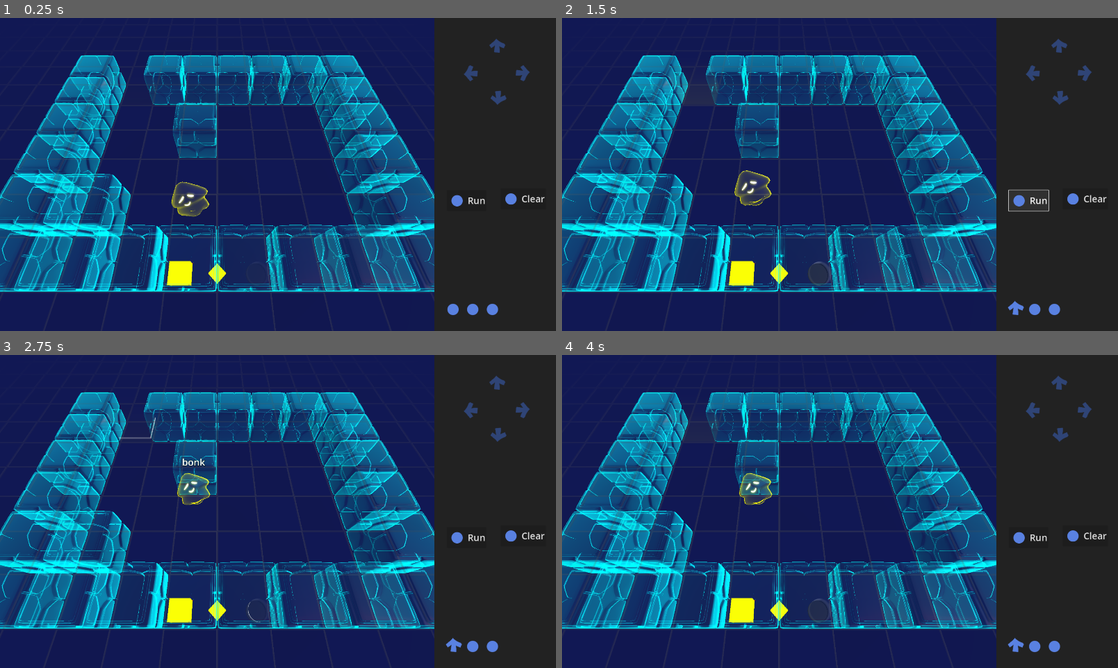
Above: before the commit, frames 1-4 (two rows, left to right).
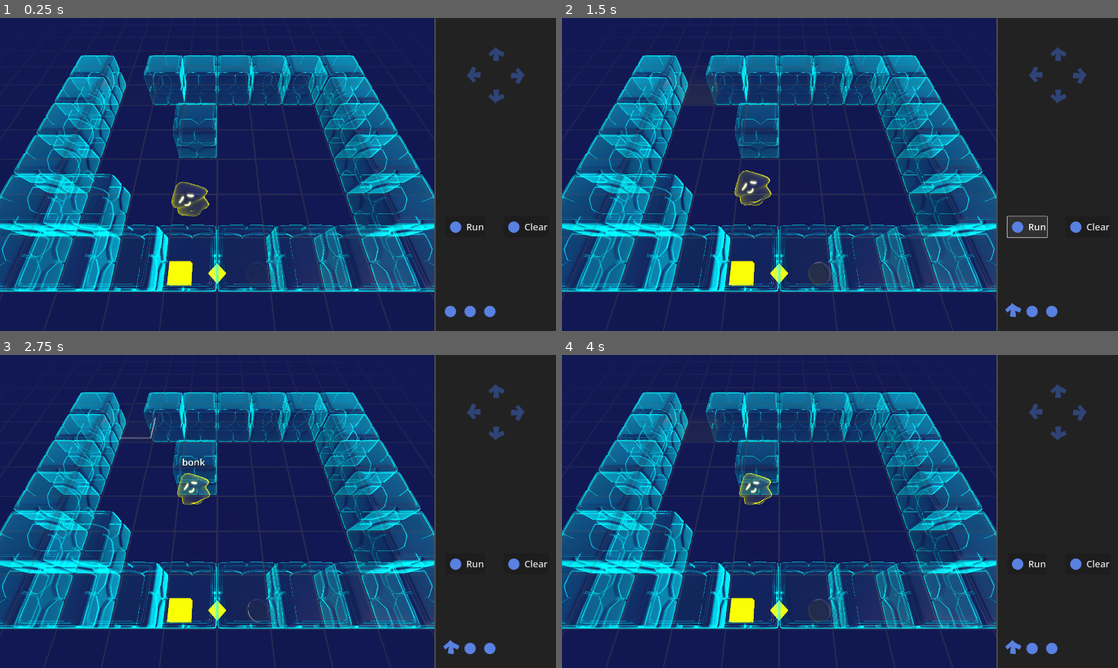
Above: after the commit, the same moments.

Repository: dxzander/GodotHSRFoxPuzzle
Game: Godot game, scene res://puzzle_test.tscn
Same seed, same stepped clock (60 frames per second), same inputs: the game is played once before the commit and once after it.
Inputs (mouse positions are in pixels of both pictures, inside the frame that each line leads up to; where the layout moved, square brackets give the same spot in the first picture):
- Up to frame 1 (0.25 s): no input
- Up to frame 2 (1.5 s): click (1056, 55) [1056, 46] at 0.5 s; click "Run" at 1.25 s
- Up to frame 3 (2.75 s): click (494, 433) [500, 433] at 2 s
- Up to frame 4 (4 s): click "Clear" at 2.75 s; click (1034, 411) at 3.5 s

The runs differ from the first frame. In frame 1, 1.1% of the frame differs, in the area x 78-99%, y 0-100%; in frame 2, 1.3%; in frame 3, 1.1%; in frame 4, 1.1%.

Commit message:
Ajustes de interfaz

Diff:
--- a/puzzle_test.tscn
+++ b/puzzle_test.tscn
@@ -1,6 +1,7 @@
-[gd_scene load_steps=31 format=3 uid="uid://ymumerqhokl1"]
+[gd_scene load_steps=32 format=3 uid="uid://ymumerqhokl1"]
 
 [ext_resource type="Script" path="res://puzzle_test.gd" id="1_vecjt"]
+[ext_resource type="Script" path="res://window.gd" id="2_wdo03"]
 [ext_resource type="Texture2D" uid="uid://bslq1lmnpj1ge" path="res://arrows.png" id="3_mk7ae"]
 [ext_resource type="Texture2D" uid="uid://bdgujwi7ndxkj" path="res://arrows pressed.png" id="4_ph68j"]
 [ext_resource type="Script" path="res://Stack.gd" id="5_yiq4t"]
@@ -152,119 +153,178 @@
 [node name="Puzzle test" type="Node3D"]
 script = ExtResource("1_vecjt")
 
+[node name="Interfaz" type="Control" parent="."]
+layout_mode = 3
+anchors_preset = 0
+offset_right = 1920.0
+offset_bottom = 1080.0
+size_flags_horizontal = 3
+size_flags_vertical = 3
+
+[node name="GridContainer" type="GridContainer" parent="Interfaz"]
+layout_mode = 1
+anchors_preset = 15
+anchor_right = 1.0
+anchor_bottom = 1.0
+grow_horizontal = 2
+grow_vertical = 2
+columns = 2
+
+[node name="Ventana al 3D" type="SubViewportContainer" parent="Interfaz/GridContainer"]
+custom_minimum_size = Vector2(1500, 0)
+layout_mode = 2
+size_flags_horizontal = 3
+size_flags_vertical = 3
+size_flags_stretch_ratio = 2.0
+stretch = true
+script = ExtResource("2_wdo03")
+
+[node name="SubViewport" type="SubViewport" parent="Interfaz/GridContainer/Ventana al 3D"]
+handle_input_locally = false
+size = Vector2i(1500, 1080)
+
+[node name="Camera3D" type="Camera3D" parent="Interfaz/GridContainer/Ventana al 3D/SubViewport"]
+transform = Transform3D(1, 0, 0, 0, 0.5, 0.866025, 0, -0.866025, 0.5, 0, 11, 5)
+
+[node name="Controles" type="ColorRect" parent="Interfaz/GridContainer"]
+layout_mode = 2
+size_flags_horizontal = 3
+size_flags_vertical = 3
+color = Color(0.133333, 0.133333, 0.133333, 1)
+
+[node name="Stack" type="GridContainer" parent="Interfaz/GridContainer/Controles"]
+layout_direction = 2
+layout_mode = 1
+anchors_preset = -1
+anchor_top = 1.0
+anchor_right = 1.0
+anchor_bottom = 1.0
+offset_left = 20.0
+offset_top = -100.0
+offset_right = -20.0
+offset_bottom = -20.0
+grow_horizontal = 2
+grow_vertical = 0
+columns = 3
+script = ExtResource("5_yiq4t")
+
+[node name="First" type="TextureRect" parent="Interfaz/GridContainer/Controles/Stack"]
+layout_mode = 2
+texture = ExtResource("6_k54ap")
+
+[node name="Second" type="TextureRect" parent="Interfaz/GridContainer/Controles/Stack"]
+layout_mode = 2
+texture = ExtResource("6_k54ap")
+
+[node name="Third" type="TextureRect" parent="Interfaz/GridContainer/Controles/Stack"]
+layout_mode = 2
+texture = ExtResource("6_k54ap")
+
+[node name="Acciones" type="GridContainer" parent="Interfaz/GridContainer/Controles"]
+layout_mode = 1
+anchors_preset = -1
+anchor_top = 0.666
+anchor_right = 1.0
+anchor_bottom = 0.669
+grow_horizontal = 2
+grow_vertical = 2
+columns = 2
+
+[node name="Left" type="CenterContainer" parent="Interfaz/GridContainer/Controles/Acciones"]
+layout_mode = 2
+size_flags_horizontal = 3
+
+[node name="Run" type="Button" parent="Interfaz/GridContainer/Controles/Acciones/Left"]
+layout_mode = 2
+theme = SubResource("Theme_tbg0e")
+text = "Run"
+icon = ExtResource("6_k54ap")
+
+[node name="Right" type="CenterContainer" parent="Interfaz/GridContainer/Controles/Acciones"]
+layout_mode = 2
+size_flags_horizontal = 3
+
+[node name="Clear" type="Button" parent="Interfaz/GridContainer/Controles/Acciones/Right"]
+layout_mode = 2
+theme = SubResource("Theme_f7saw")
+text = "Clear"
+icon = ExtResource("6_k54ap")
+
+[node name="Direcciones" type="Control" parent="Interfaz/GridContainer/Controles"]
+layout_mode = 1
+anchor_left = 0.25
+anchor_top = 0.09
+anchor_right = 0.75
+anchor_bottom = 0.276
+grow_horizontal = 2
+
+[node name="Up" type="TextureButton" parent="Interfaz/GridContainer/Controles/Direcciones"]
+layout_mode = 1
+anchors_preset = 5
+anchor_left = 0.5
+anchor_right = 0.5
+offset_left = -32.0
+offset_right = 32.0
+offset_bottom = 64.0
+grow_horizontal = 2
+texture_normal = ExtResource("3_mk7ae")
+texture_pressed = ExtResource("4_ph68j")
+
+[node name="Down" type="TextureButton" parent="Interfaz/GridContainer/Controles/Direcciones"]
+layout_mode = 1
+anchors_preset = 7
+anchor_left = 0.5
+anchor_top = 1.0
+anchor_right = 0.5
+anchor_bottom = 1.0
+offset_left = -32.0
+offset_top = -64.0
+offset_right = 32.0
+grow_horizontal = 2
+grow_vertical = 0
+texture_normal = ExtResource("3_mk7ae")
+texture_pressed = ExtResource("4_ph68j")
+flip_v = true
+
+[node name="Left" type="TextureButton" parent="Interfaz/GridContainer/Controles/Direcciones"]
+layout_mode = 1
+anchors_preset = 4
+anchor_top = 0.5
+anchor_bottom = 0.5
+offset_top = -32.0
+offset_right = 64.0
+offset_bottom = 32.0
+grow_vertical = 2
+rotation = -1.5708
+pivot_offset = Vector2(32, 32)
+texture_normal = ExtResource("3_mk7ae")
+texture_pressed = ExtResource("4_ph68j")
+
+[node name="Right" type="TextureButton" parent="Interfaz/GridContainer/Controles/Direcciones"]
+layout_mode = 1
+anchors_preset = 6
+anchor_left = 1.0
+anchor_top = 0.5
+anchor_right = 1.0
+anchor_bottom = 0.5
+offset_left = -64.0
+offset_top = -32.0
+offset_bottom = 32.0
+grow_horizontal = 0
+grow_vertical = 2
+rotation = 1.5708
+pivot_offset = Vector2(32, 32)
+texture_normal = ExtResource("3_mk7ae")
+texture_pressed = ExtResource("4_ph68j")
+
 [node name="DirectionalLight3D" type="DirectionalLight3D" parent="."]
-transform = Transform3D(0.313992, -0.822227, 0.474713, 0, 0.5, 0.866025, -0.949425, -0.271925, 0.156996, 0, 0, 0)
+transform = Transform3D(0.313992, -0.822227, 0.474713, 0, 0.5, 0.866025, -0.949426, -0.271925, 0.156996, 0, 0, 0)
 shadow_enabled = true
 directional_shadow_split_1 = 0.105
 directional_shadow_split_2 = 0.152
 directional_shadow_max_distance = 2393.3
 directional_shadow_pancake_size = 0.5
 
-[node name="SubViewportContainer" type="SubViewportContainer" parent="."]
-offset_right = 1500.0
-offset_bottom = 1080.0
-
-[node name="SubViewport" type="SubViewport" parent="SubViewportContainer"]
-handle_input_locally = false
-size = Vector2i(1500, 1080)
-render_target_update_mode = 4
-
-[node name="Camera3D" type="Camera3D" parent="SubViewportContainer/SubViewport"]
-transform = Transform3D(1, 0, 0, 0, 0.5, 0.866025, 0, -0.866025, 0.5, 0, 11, 5)
-
-[node name="ColorRect" type="ColorRect" parent="."]
-offset_left = 1500.0
-offset_right = 1920.0
-offset_bottom = 1080.0
-color = Color(0.133333, 0.133333, 0.133333, 1)
-
-[node name="Interfaz" type="Control" parent="."]
-layout_mode = 3
-anchors_preset = 0
-offset_right = 1919.0
-offset_bottom = 1081.0
-
-[node name="Up" type="TextureButton" parent="Interfaz"]
-layout_mode = 0
-offset_left = 1683.0
-offset_top = 68.0
-offset_right = 1747.0
-offset_bottom = 132.0
-texture_normal = ExtResource("3_mk7ae")
-texture_pressed = ExtResource("4_ph68j")
-
-[node name="Down" type="TextureButton" parent="Interfaz"]
-layout_mode = 0
-offset_left = 1687.0
-offset_top = 239.0
-offset_right = 1751.0
-offset_bottom = 303.0
-texture_normal = ExtResource("3_mk7ae")
-texture_pressed = ExtResource("4_ph68j")
-flip_v = true
-
-[node name="Left" type="TextureButton" parent="Interfaz"]
-layout_mode = 0
-offset_left = 1598.0
-offset_top = 225.0
-offset_right = 1662.0
-offset_bottom = 289.0
-rotation = -1.5708
-texture_normal = ExtResource("3_mk7ae")
-texture_pressed = ExtResource("4_ph68j")
-
-[node name="Right" type="TextureButton" parent="Interfaz"]
-layout_mode = 0
-offset_left = 1833.0
-offset_top = 156.0
-offset_right = 1897.0
-offset_bottom = 220.0
-rotation = 1.5708
-texture_normal = ExtResource("3_mk7ae")
-texture_pressed = ExtResource("4_ph68j")
-
-[node name="Run" type="Button" parent="Interfaz"]
-layout_mode = 0
-offset_left = 1543.0
-offset_top = 594.0
-offset_right = 1679.0
-offset_bottom = 666.0
-theme = SubResource("Theme_tbg0e")
-text = "Run"
-icon = ExtResource("6_k54ap")
-
-[node name="Clear" type="Button" parent="Interfaz"]
-layout_mode = 0
-offset_left = 1729.0
-offset_top = 588.0
-offset_right = 1885.0
-offset_bottom = 660.0
-theme = SubResource("Theme_f7saw")
-text = "Clear"
-icon = ExtResource("6_k54ap")
-
-[node name="Stack" type="GridContainer" parent="Interfaz"]
-layout_direction = 2
-layout_mode = 0
-offset_left = 1533.0
-offset_top = 973.0
-offset_right = 1733.0
-offset_bottom = 1037.0
-columns = 3
-script = ExtResource("5_yiq4t")
-
-[node name="First" type="TextureRect" parent="Interfaz/Stack"]
-layout_mode = 2
-texture = ExtResource("6_k54ap")
-
-[node name="Second" type="TextureRect" parent="Interfaz/Stack"]
-layout_mode = 2
-texture = ExtResource("6_k54ap")
-
-[node name="Third" type="TextureRect" parent="Interfaz/Stack"]
-layout_mode = 2
-texture = ExtResource("6_k54ap")
-
 [node name="jelly" parent="." instance=ExtResource("6_44tl2")]
 transform = Transform3D(1, 0, 0, 0, 1, 0, 0, 0, 1, 0, 2.58642, 0)
 
@@ -322,12 +382,12 @@
 material_override = SubResource("ShaderMaterial_gkciv")
 mesh = SubResource("CylinderMesh_dgpxb")
 
-[connection signal="pressed" from="Interfaz/Up" to="Interfaz/Stack" method="_on_up_pressed"]
-[connection signal="pressed" from="Interfaz/Down" to="Interfaz/Stack" method="_on_down_pressed"]
-[connection signal="pressed" from="Interfaz/Left" to="Interfaz/Stack" method="_on_left_pressed"]
-[connection signal="pressed" from="Interfaz/Right" to="Interfaz/Stack" method="_on_right_pressed"]
-[connection signal="pressed" from="Interfaz/Run" to="Interfaz/Stack" method="_on_run_pressed"]
-[connection signal="pressed" from="Interfaz/Clear" to="Interfaz/Stack" method="_on_clear_pressed"]
-[connection signal="move_in_direction" from="Interfaz/Stack" to="jelly" method="_on_stack_move_in_direction"]
-[connection signal="wall_hit" from="jelly" to="Interfaz/Stack" method="_on_jelly_wall_hit"]
+[connection signal="move_in_direction" from="Interfaz/GridContainer/Controles/Stack" to="jelly" method="_on_stack_move_in_direction"]
+[connection signal="pressed" from="Interfaz/GridContainer/Controles/Acciones/Left/Run" to="Interfaz/GridContainer/Controles/Stack" method="_on_run_pressed"]
+[connection signal="pressed" from="Interfaz/GridContainer/Controles/Acciones/Right/Clear" to="Interfaz/GridContainer/Controles/Stack" method="_on_clear_pressed"]
+[connection signal="pressed" from="Interfaz/GridContainer/Controles/Direcciones/Up" to="Interfaz/GridContainer/Controles/Stack" method="_on_up_pressed"]
+[connection signal="pressed" from="Interfaz/GridContainer/Controles/Direcciones/Down" to="Interfaz/GridContainer/Controles/Stack" method="_on_down_pressed"]
+[connection signal="pressed" from="Interfaz/GridContainer/Controles/Direcciones/Left" to="Interfaz/GridContainer/Controles/Stack" method="_on_left_pressed"]
+[connection signal="pressed" from="Interfaz/GridContainer/Controles/Direcciones/Right" to="Interfaz/GridContainer/Controles/Stack" method="_on_right_pressed"]
+[connection signal="wall_hit" from="jelly" to="Interfaz/GridContainer/Controles/Stack" method="_on_jelly_wall_hit"]
 [connection signal="winning" from="Meta" to="jelly" method="_on_meta_winning"]
--- /dev/null
+++ b/window.gd
@@ -0,0 +1,11 @@
+extends SubViewportContainer
+
+
+# Called when the node enters the scene tree for the first time.
+func _ready():
+	pass # Replace with function body.
+
+
+# Called every frame. 'delta' is the elapsed time since the previous frame.
+func _process(delta):
+	pass
